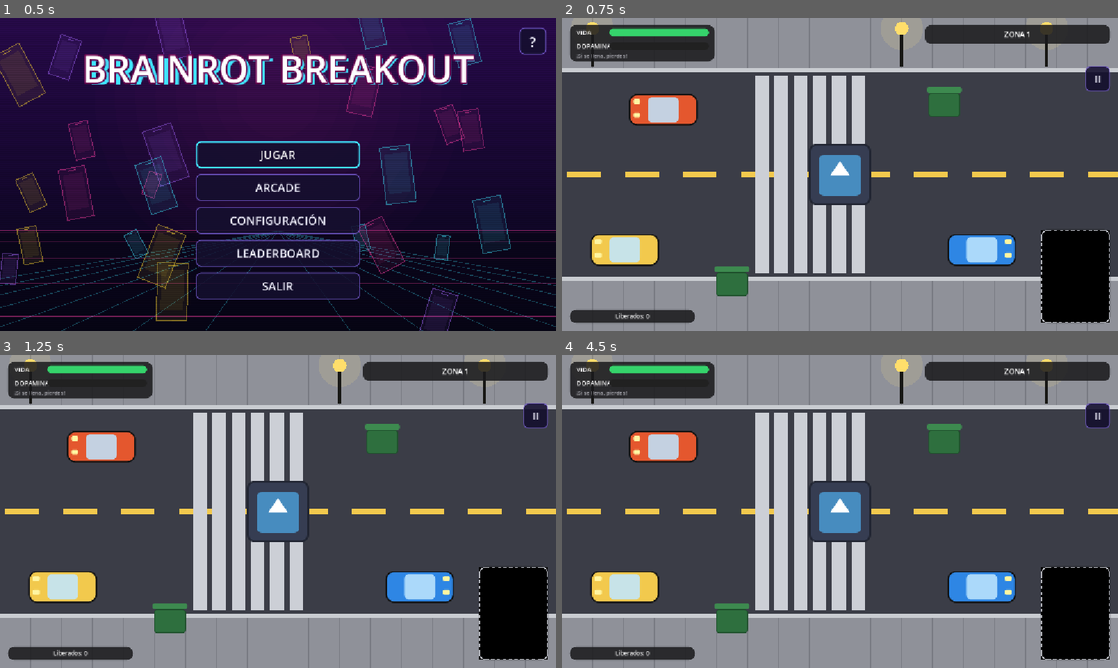
Above: before the commit, frames 1-4 (two rows, left to right).
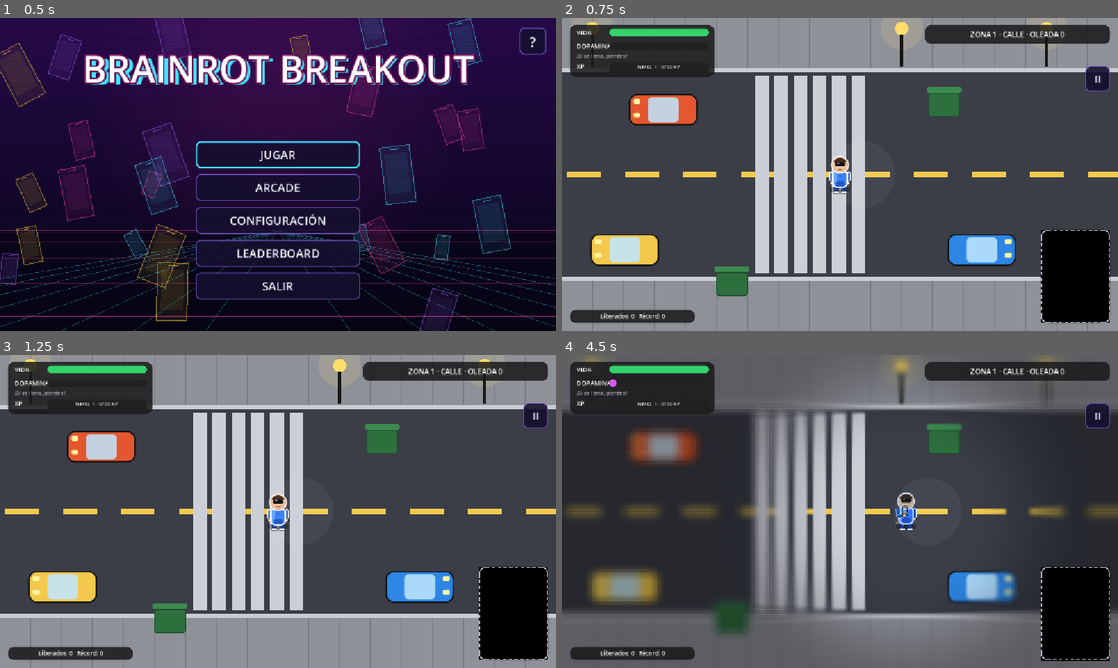
Above: after the commit, the same moments.

Repository: Moon-collab1/Brainrot-Breakout
Game: Godot game, scene res://menu/menu.tscn
The game is run twice, just before and just after one commit, with the same random seed, the same clock (stepped at 60 frames per second) and the same inputs. The engine's default icon, where the game draws it, is replaced by a stand-in: a white triangle on a blue panel in a dark square. Video files are missing from this copy of the repository; at most half a second of black plays in their place. Sound files missing from this copy of the repository are replaced by a short silence.
Inputs (mouse positions are in pixels of both pictures, inside the frame that each line leads up to):
- Up to frame 1 (0.5 s): no input
- Up to frame 2 (0.75 s): click "JUGAR" at 0.5 s
- Up to frame 3 (1.25 s): no input
- Up to frame 4 (4.5 s): click "II" at 1.25 s; click "VOLVER AL MENÚ PRINCIPAL" at 2 s; click "JUGAR" at 2.75 s; tap Enter at 3.5 s; move the mouse to (962, 495) at 3.52 s; hold Right (mover_derecha) 3.53-4.25 s; tap Space (celular) at 3.6 s; click (962, 495) at 3.67 s; drag from (728, 527) to (840, 511) at 4.27 s

Frame 1 is identical in both runs. In frame 2, 3.5% of the frame differs, in the area x 1-91%, y 4-97%; in frame 3, 3.5%; in frame 4, 57%, in the area x 0-100%, y 0-100%.
Error before the commit: Parse Error: Cannot find member "xp_inicio" in base "Registro". (res://comun/jugador/jugador.gd:92)

Commit message:
XP y niveles: se recogen celulares y audífonos, barra en el HUD y reinicio al perder
Co-Authored-By: Claude Opus 5.5 <noreply@anthropic.com>
Claude-Session: https://claude.ai/code/session_016mGgAhEQUvSseoC66V1JNa

Diff:
--- a/Brainrot-Breakout/autoload/muerte.gd
+++ b/Brainrot-Breakout/autoload/muerte.gd
@@ -147,6 +147,7 @@
 # MENÚ: se pierde el progreso de la partida (igual que "Salir al menú" de la pausa)
 func ir_al_menu():
 	Registro.libres_inicio = 0
+	Registro.xp_inicio = 0
 	salir(func(): get_tree().change_scene_to_file(Registro.MENU))
 
 # Fundido a negro -> hace el cambio de escena -> la pantalla de muerte se esconde
--- a/Brainrot-Breakout/autoload/pausa.gd
+++ b/Brainrot-Breakout/autoload/pausa.gd
@@ -152,6 +152,7 @@
 		j.reg.guardar(j.libres)
 	cerrar()
 	Registro.libres_inicio = 0
+	Registro.xp_inicio = 0
 	get_tree().change_scene_to_file(Registro.MENU)
 
 # ---------- estilo (el mismo del menú principal) ----------
--- a/Brainrot-Breakout/comun/datos/registro.gd
+++ b/Brainrot-Breakout/comun/datos/registro.gd
@@ -9,6 +9,9 @@
 
 # Libres con los que se entra a la zona actual (los guarda la raíz de la zona al avanzar)
 static var libres_inicio = 0
+
+# XP con la que se entra a la zona actual (se gana recogiendo celulares/audífonos y pasando de zona)
+static var xp_inicio = 0
 
 # true cuando se entró por ARCADE: al terminar la zona se vuelve al menú principal
 static var modo_arcade = false
--- a/Brainrot-Breakout/comun/hud/hud.gd
+++ b/Brainrot-Breakout/comun/hud/hud.gd
@@ -17,7 +17,13 @@
 @onready var pantalla_cel = $SlotCelular/Pantalla
 @onready var flash = $Flash
 
+var barra_xp: ProgressBar
+var texto_xp: Label
+var xp_antes = -1
+var lleno_xp: StyleBoxFlat
+
 func _ready():
+	crear_barra_xp()
 	# Controles táctiles: solo se activan en celular/tableta (ver controles_tactiles.gd)
 	var tactil = preload("res://comun/controles_tactiles/controles_tactiles.gd").new()
 	add_child(tactil)
@@ -31,11 +37,84 @@
 func _process(_delta):
 	barra_vida.value = jug.vida
 	barra_dopa.value = jug.dopa
+	barra_xp.value = jug.progreso_xp() * 100.0
+	if jug.xp != xp_antes:
+		if xp_antes >= 0 and jug.xp > xp_antes:
+			# la barra destella y el texto da un saltito cada vez que sumas XP
+			lleno_xp.bg_color = Color(1, 1, 1)
+			create_tween().tween_property(lleno_xp, "bg_color", Color(0.3, 0.85, 1.0), 0.25)
+			texto_xp.pivot_offset = texto_xp.size / 2.0
+			texto_xp.scale = Vector2(1.25, 1.25)
+			create_tween().tween_property(texto_xp, "scale", Vector2.ONE, 0.2)
+		xp_antes = jug.xp
+	if jug.nivel >= jug.XP_NIVELES.size():
+		texto_xp.text = "NIVEL %d · MÁX" % jug.nivel
+	else:
+		texto_xp.text = "NIVEL %d · %d/%d XP" % [jug.nivel, jug.xp, jug.XP_NIVELES[jug.nivel]]
 
 	var mejor = max(jug.record, jug.libres)
 	var raiz = get_parent()
 	texto_ola.text = "ZONA " + str(raiz.numero_zona) + " · " + raiz.nombre_zona + " · OLEADA " + str(raiz.n_ola)
 	texto_libres.text = "Liberados: " + str(jug.libres) + "   Récord: " + str(mejor)
+
+# Barra de experiencia (debajo de la dopamina). Se crea por código: el panel se alarga 30 px.
+func crear_barra_xp():
+	var panel = $PanelVida
+	panel.offset_bottom += 32.0
+	var lbl = Label.new()
+	lbl.text = "XP"
+	lbl.position = Vector2(14, 75)
+	lbl.size = Vector2(68, 22)
+	lbl.add_theme_font_size_override("font_size", 13)
+	lbl.vertical_alignment = VERTICAL_ALIGNMENT_CENTER
+	panel.add_child(lbl)
+	barra_xp = ProgressBar.new()
+	barra_xp.position = Vector2(82, 78)
+	barra_xp.size = Vector2(206, 16)
+	barra_xp.show_percentage = false
+	barra_xp.mouse_filter = Control.MOUSE_FILTER_IGNORE
+	var fondo = StyleBoxFlat.new()
+	fondo.bg_color = Color(0.13, 0.13, 0.13)
+	fondo.set_corner_radius_all(8)
+	var lleno = StyleBoxFlat.new()
+	lleno_xp = lleno
+	lleno.bg_color = Color(0.3, 0.85, 1.0)
+	lleno.set_corner_radius_all(8)
+	barra_xp.add_theme_stylebox_override("background", fondo)
+	barra_xp.add_theme_stylebox_override("fill", lleno)
+	panel.add_child(barra_xp)
+	texto_xp = Label.new()
+	texto_xp.position = Vector2(82, 76)
+	texto_xp.size = Vector2(206, 20)
+	texto_xp.horizontal_alignment = HORIZONTAL_ALIGNMENT_CENTER
+	texto_xp.vertical_alignment = VERTICAL_ALIGNMENT_CENTER
+	texto_xp.add_theme_font_size_override("font_size", 11)
+	texto_xp.add_theme_color_override("font_color", Color(1, 1, 1))
+	texto_xp.add_theme_color_override("font_outline_color", Color(0, 0, 0))
+	texto_xp.add_theme_constant_override("outline_size", 3)
+	panel.add_child(texto_xp)
+
+# Cartel grande en el centro al subir de nivel
+func anunciar_nivel(n, nombre):
+	var caja = Label.new()
+	caja.text = "¡NIVEL %d!\n%s" % [n, nombre.to_upper()]
+	caja.horizontal_alignment = HORIZONTAL_ALIGNMENT_CENTER
+	caja.vertical_alignment = VERTICAL_ALIGNMENT_CENTER
+	caja.add_theme_font_size_override("font_size", 46)
+	caja.add_theme_color_override("font_color", Color(0.55, 1.0, 1.0))
+	caja.add_theme_color_override("font_outline_color", Color(0.05, 0.05, 0.15))
+	caja.add_theme_constant_override("outline_size", 10)
+	caja.size = Vector2(700, 140)
+	caja.position = Vector2(576 - 350, 200)
+	caja.pivot_offset = caja.size / 2.0
+	caja.scale = Vector2(0.3, 0.3)
+	add_child(caja)
+	var tw = create_tween()
+	tw.tween_property(caja, "scale", Vector2(1.1, 1.1), 0.18).set_trans(Tween.TRANS_BACK).set_ease(Tween.EASE_OUT)
+	tw.tween_property(caja, "scale", Vector2.ONE, 0.1)
+	tw.tween_interval(1.1)
+	tw.tween_property(caja, "modulate:a", 0.0, 0.4)
+	tw.tween_callback(caja.queue_free)
 
 # --- Funciones para el jefe (se conectan en las Partes 3 y 4) ---
 
--- a/Brainrot-Breakout/comun/zona/oleadas.gd
+++ b/Brainrot-Breakout/comun/zona/oleadas.gd
@@ -27,6 +27,7 @@
 @export var spawn_y_fondo = 618.0
 @export var escena_siguiente = ""          # vacío = siguen las oleadas
 
+const XP_ZONA = 50   # XP de premio al pasar de zona
 var zombi_esc = preload("res://comun/zombi/zombi.tscn")
 var oleadas = Lista.new()
 var n_ola = 0
@@ -37,6 +38,7 @@
 
 func _ready():
 	MusicaGlobal.reproducir_juego()
+	Fx.ambiente(self, numero_zona)   # partículas flotando según la zona
 	n_ola = ola_inicial
 	for t in tamanos_iniciales:
 		oleadas.agregar_final(t)
@@ -147,6 +149,8 @@
 func pasar_de_zona():
 	en_transicion = true
 	Registro.libres_inicio = $Jugador.libres
+	$Jugador.ganar_xp(XP_ZONA)   # premio por pasar de zona
+	Registro.xp_inicio = $Jugador.xp
 	var destino = Registro.MENU if Registro.modo_arcade else escena_siguiente
 	if destino != "":
 		Transicion.cambiar_escena(destino)   # autoload: ver autoload/transicion.gd
